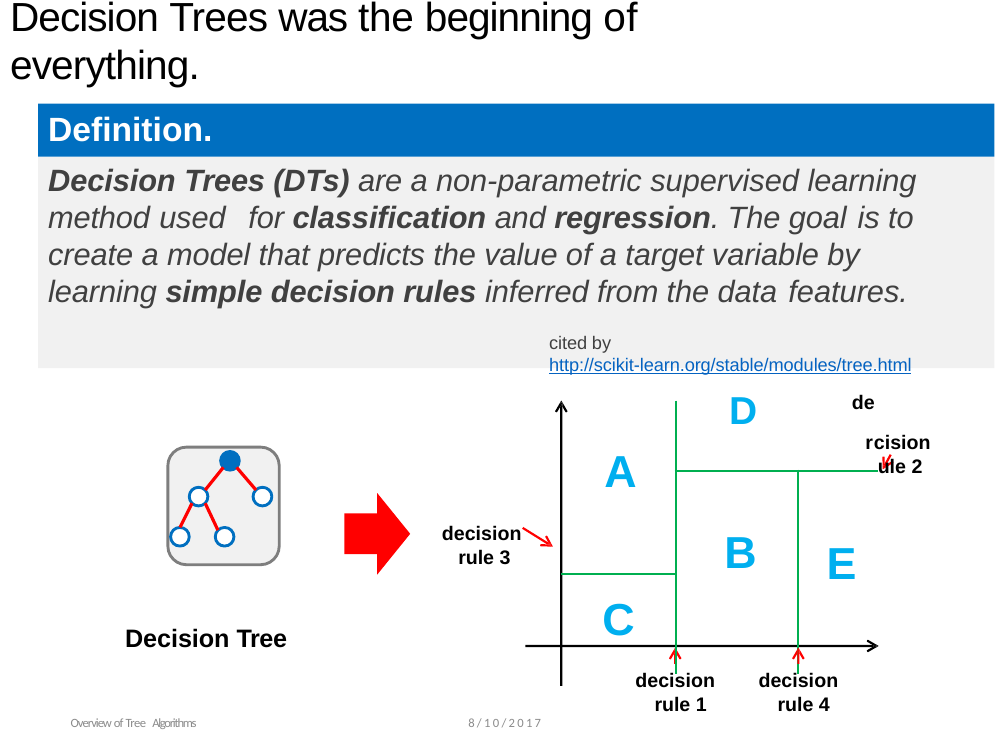
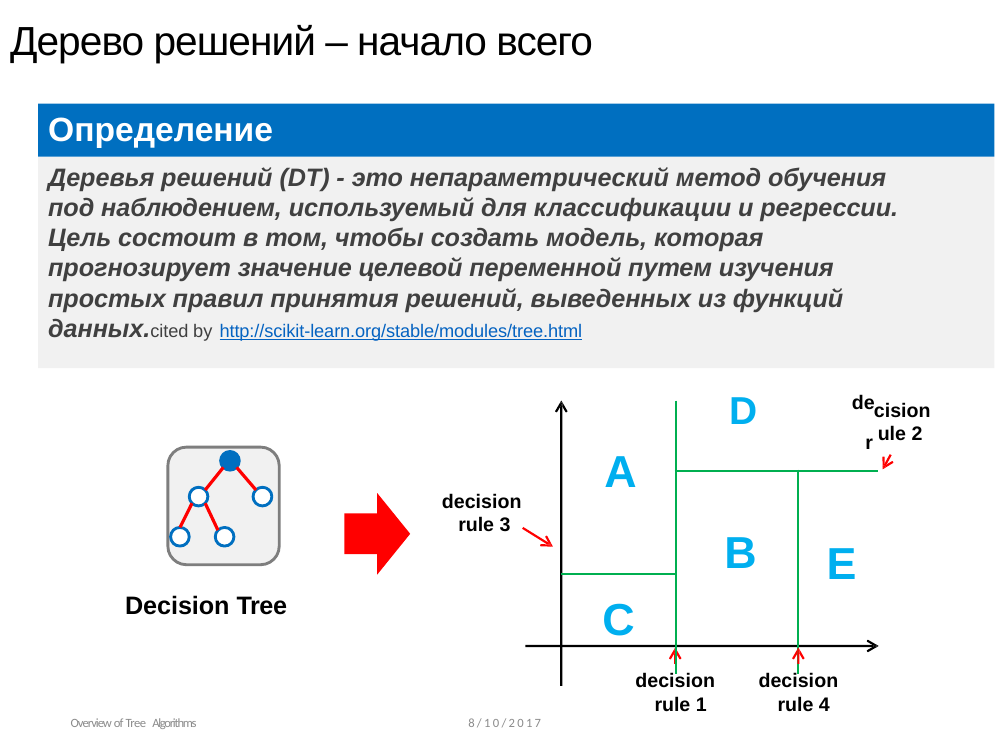
Before and after one commit to ulstu/ml, a slide deck: slide 6 of ml_course_ru/lecture12. Gradient boosting/Lecture 12. From Decision Tree to XGBoost.pptx. Drawn at 1008x756 pixels with LibreOffice and Linux fonts; fonts in the diff are those of the drawing; background and template pictures are left out. Boxes give left, top, right and bottom in pixels: in the first picture for what was removed or moved away, otherwise in the second. Text is boxed around its words. In the diff, an @@ line names an element or a change of style, - is before the commit and + after.

```diff
--- a/ml_course_ru/lecture12. Gradient boosting/Lecture 12. From Decision Tree to XGBoost.pptx
+++ b/ml_course_ru/lecture12. Gradient boosting/Lecture 12. From Decision Tree to XGBoost.pptx
@@ title at bbox=[10, 25, 593, 63]: text changed @@
-Decision Trees was the beginning of everything.
+Дерево решений – начало всего
@@ text at bbox=[48, 117, 898, 341]: text changed; size 22 to 18 pt; bold on @@
-Definition.
-Decision Trees (DTs) are a non-parametric supervised learning method used for classification and regression. The goal is to create a model that predicts the value of a target variable by learning simple decision rules inferred from the data features.
-cited by http://scikit-learn.org/stable/modules/tree.html
+Определение
+Деревья решений (DT) - это непараметрический метод обучения под наблюдением, используемый для классификации и регрессии. Цель состоит в том, чтобы создать модель, которая прогнозирует значение целевой переменной путем изучения простых правил принятия решений, выведенных из функций данных.cited by http://scikit-learn.org/stable/modules/tree.html
```
Also in this commit, not shown: 30 other slides changed, 5 slides added, 5 slides removed, 27 other files.
